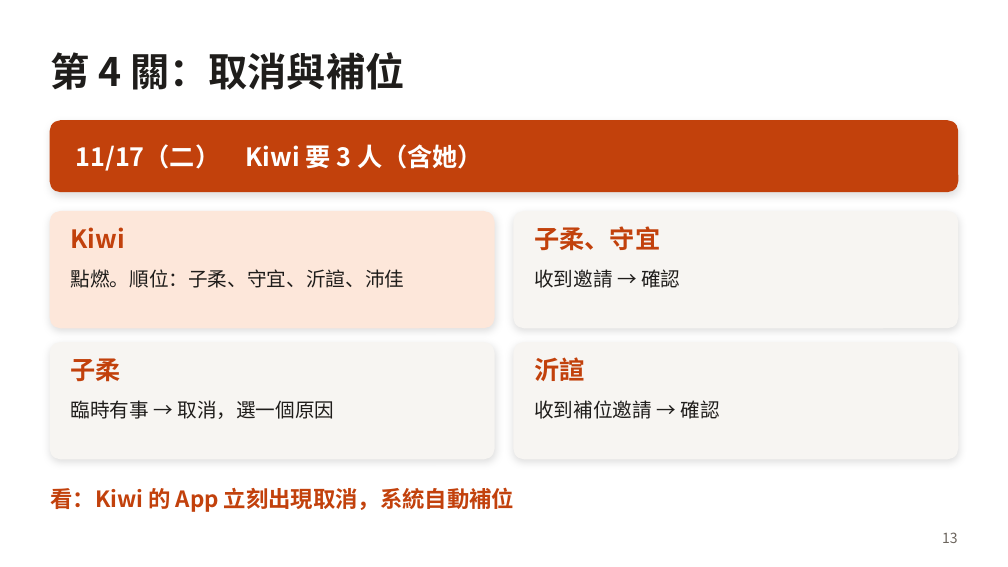
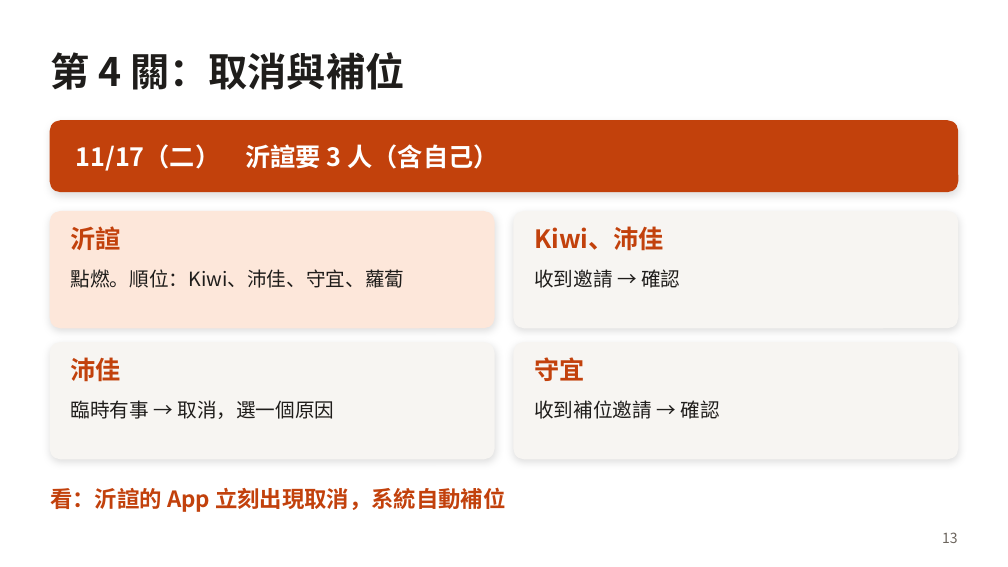
Before and after one commit to ababaa2abbb-huochai/huochai-app, a slide deck: slide 13 of docs/briefing/huochai-briefing-30min.pptx. Drawn at 1008x567 pixels with LibreOffice and Linux fonts; fonts in the diff are those of the drawing. Boxes give left, top, right and bottom in pixels: in the first picture for what was removed or moved away, otherwise in the second. Text is boxed around its words. In the diff, an @@ line names an element or a change of style, - is before the commit and + after.

```diff
--- a/docs/briefing/huochai-briefing-30min.pptx
+++ b/docs/briefing/huochai-briefing-30min.pptx
@@ text at box(76, 144, 498, 171): text changed @@
-11/17（二） Kiwi 要 3 人（含她）
+11/17（二） 沂諠要 3 人（含自己）
@@ text at box(71, 226, 121, 250): text changed @@
-Kiwi
+沂諠
@@ text at box(534, 226, 664, 251): text changed @@
-子柔、守宜
+Kiwi、沛佳
@@ text at box(71, 269, 405, 288): text changed @@
-點燃。順位：子柔、守宜、沂諠、沛佳
+點燃。順位：Kiwi、沛佳、守宜、蘿蔔
@@ text at box(71, 357, 121, 382): text changed @@
-子柔
+沛佳
@@ text at box(534, 357, 584, 381): text changed @@
-沂諠
+守宜
@@ text at box(50, 487, 505, 512): text changed @@
-看：Kiwi 的 App 立刻出現取消，系統自動補位
+看：沂諠的 App 立刻出現取消，系統自動補位
```
Also in this commit, not shown: 5 other slides changed, 2 other files.
